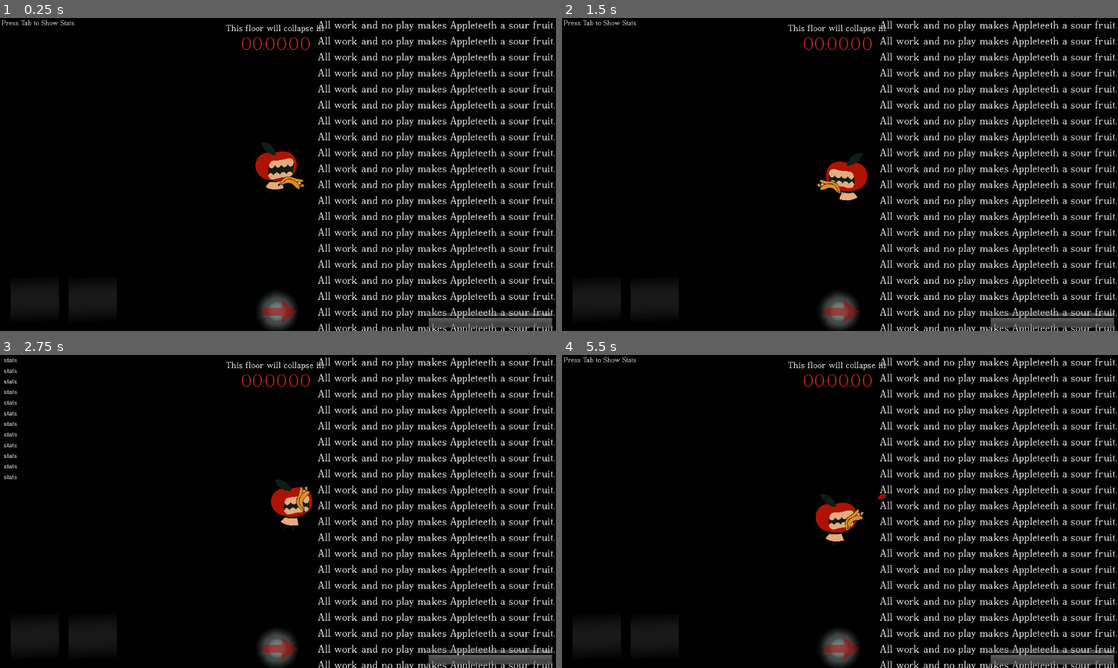
Above: before the commit, frames 1-4 (two rows, left to right).
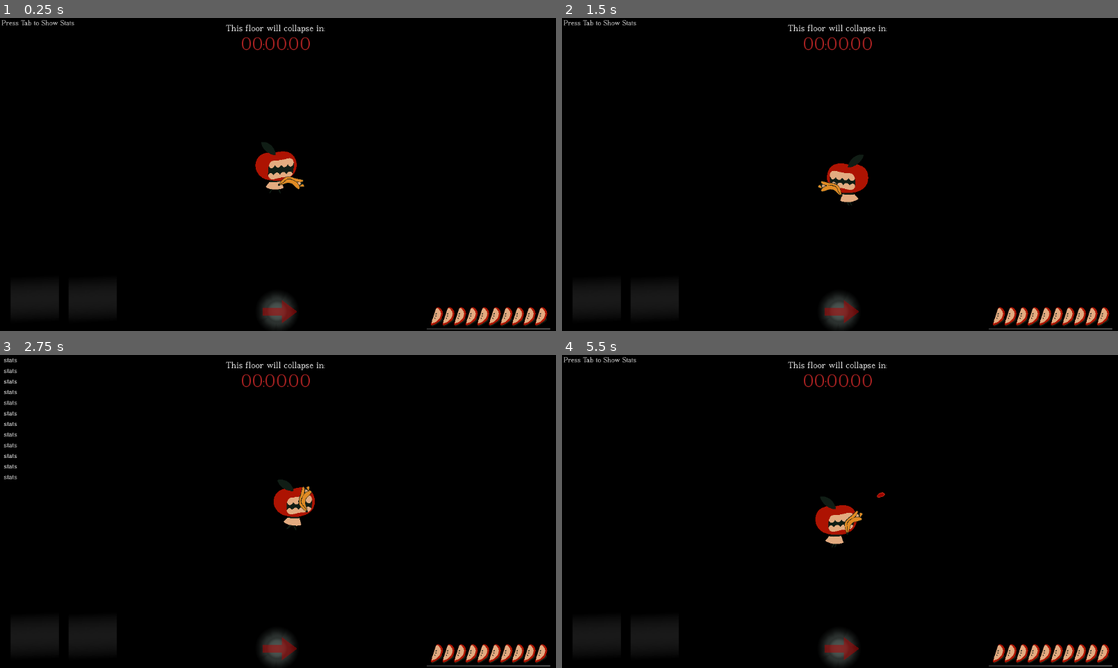
Above: after the commit, the same moments.

Repository: deejai/GodotWildJam54
Game: Godot game, scene res://Game/Characters/Player.tscn
Two runs of this game, one before a commit and one after it. Both use one fixed random seed, a clock stepped at 60 frames per second and the inputs below. This scene is started directly instead of the project's main scene. Sound files missing from this copy of the repository are replaced by a short silence.
Inputs (mouse positions are in pixels of both pictures, inside the frame that each line leads up to):
- Up to frame 1 (0.25 s): no input
- Up to frame 2 (1.5 s): move the mouse to (962, 158) at 0.52 s; hold D (move_right) 0.53-1.28 s; tap E (Equip E) at 0.6 s; click (962, 158) at 0.67 s; move the mouse to (728, 190) at 1.27 s; hold S (move_down) from 1.28 s (still down); tap Q (Equip Q) at 1.35 s
- Up to frame 3 (2.75 s): move the mouse to (333, 442) at 2.02 s; release S (move_down) at 2.03 s; hold D (move_right) from 2.03 s (still down); tap Tab (Show Stats) at 2.1 s
- Up to frame 4 (5.5 s): move the mouse to (812, 574) at 2.77 s; release D (move_right) at 2.78 s; hold W (move_up) 2.78-3.53 s; click (812, 574) at 2.85 s; move the mouse to (1006, 558) at 3.52 s; hold A (move_left) 3.53-5.03 s; tap E (Equip E) at 3.6 s; tap F (Descend) at 4.15 s; move the mouse to (673, 464) at 4.27 s; tap Q (Equip Q) at 4.35 s; move the mouse to (867, 511) at 5.02 s; hold S (move_down) from 5.03 s (still down); tap Tab (Show Stats) at 5.1 s; click (867, 511) at 5.17 s

The runs differ from the first frame. In frame 1, 8.9% of the frame differs, in the area x 47-100%, y 0-100%; in frame 2, 9.3%; in frame 3, 9.3%; in frame 4, 9.4%, in the area x 45-100%, y 0-100%.
Error in both runs: Invalid access to property or key 'hp' on a base object of type 'Nil'. (res://Game/GUI/PlayerGUI.gd:92)

Commit message:
submission version

Diff:
--- a/Game/Characters/EnemyCharacter.gd
+++ b/Game/Characters/EnemyCharacter.gd
@@ -76,7 +76,7 @@
 	if is_target_valid():
 		var next_pos = nav_agent.get_next_path_position()
 		var bonus_mult = 3.5 if (type in [EnemyStats.Type.TOMATO, EnemyStats.Type.BOSS3] and timers["ministun_cd"].value == 0.0 and target.position.distance_to(position) < 200.0) else 1.0
-		velocity = (target.position - position).normalized() * speed * stat_speed_mult * 2.0 * bonus_mult
+		velocity = (target.position - position).normalized() * speed * stat_speed_mult * 2.0 * bonus_mult * delta * 75
 		char_sprite.flip_h = target.position.x < position.x
 
 	if can_melee and timers["melee_cd"].value == 0.0:
--- a/Game/Characters/PlayerCharacter.gd
+++ b/Game/Characters/PlayerCharacter.gd
@@ -102,8 +102,8 @@
 			char_sprite.animation = "walk"
 
 	var speed = calc_speed()
-	position += move_dir * speed
-	velocity = move_dir * speed
+	position += move_dir * speed * delta * 70
+	velocity = move_dir * speed * delta * 70
 
 	if Input.is_action_pressed("shoot"):
 		if engage_timer("shoot", 1.0/calc_rate_of_fire()):
--- a/Game/Characters/Unique/Boss1.gd
+++ b/Game/Characters/Unique/Boss1.gd
@@ -20,4 +20,6 @@
 		new_monster.position = Main.floor_instance.boss.position + Vector2.ONE.rotated(randf() * 2 * PI) * randf_range(50.0, 60.0)
 		new_monster.level = Main.level
 		new_monster.is_summon = true
+		new_monster.expires = true
+		new_monster.time_remaining = 50.0
 		Main.floor_instance.add_child(new_monster)
--- a/Game/GUI/ExitArrow.gd
+++ b/Game/GUI/ExitArrow.gd
@@ -13,3 +13,8 @@
 		rotation = (Main.player.position).direction_to(Main.floor_instance.exit_instance.position).angle()
 	else:
 		visible = false
+
+	if Main.floor_timer_enabled and Main.floor_timer <= 30.0:
+		scale = Vector2.ONE * (.85 + .3 * absf((200 - Time.get_ticks_msec() % 400) / 400.0))
+	else:
+		scale = Vector2.ONE
--- a/Game/GUI/PlayerGUI.gd
+++ b/Game/GUI/PlayerGUI.gd
@@ -1,6 +1,7 @@
 extends CanvasLayer
 
-@onready var hp_bar: TextureProgressBar = $HPBar
+@onready var health_hud: Node = $Health
+@onready var health_indicators: Array[Node] = health_hud.get_children()
 @onready var xp_bar: TextureProgressBar = $XPBar
 @onready var cursed_text_gui: RichTextLabel = $CursedBars
 @onready var cursed_gui_image: TextureRect = $CursedGUIImage
@@ -39,7 +40,6 @@
 		var seconds: int = floori(Main.floor_timer) % 60
 		var decimal: int = ceili(Main.floor_timer * 100) % 100
 		timer_label.text = "[color=#AA2222]%02d:%02d.%02d[/color]" % [minutes, seconds, decimal]
-
 #	if transition_layer.visible:
 #		transition_layer_sprite.modulate.a = max(0.0, transition_layer_sprite.modulate.a - .5 * delta)
 #		if transition_layer_sprite.modulate.a == 0.0:
@@ -76,7 +76,7 @@
 		stats.text = stat_string
 
 	if Curses.status["cursed_gui"] > 0:
-		hp_bar.visible = false
+		health_hud.visible = false
 		xp_bar.visible = false
 		cursed_text_gui.visible = true
 		cursed_gui_image.visible = true
@@ -89,11 +89,22 @@
 		for i in range(14):
 			cursed_text_gui.text += str(hp_string, "\n")
 	else:
-		hp_bar.value = 100.0 * Main.player.hp / 100.0
+		var n_whole_fruits = floori(Main.player.hp) / 10
+		var remainder = Main.player.hp - (n_whole_fruits * 10)
+		for indicator in health_indicators:
+			var index = indicator.name.to_int()
+			indicator.modulate.g = 1.0 - 0.3 * (1.0 - Main.player.hp/100.0)
+			indicator.modulate.b = 1.0 - 0.3 * (1.0 - Main.player.hp/100.0)
+			if index < n_whole_fruits:
+				indicator.modulate.a = 1.0
+			elif index > n_whole_fruits:
+				indicator.modulate.a = 0.0
+			else:
+				indicator.modulate.a = remainder / 10.0
 		xp_bar.value = 100.0 * Main.player.xp_progress
 		cursed_text_gui.visible = false
 		cursed_gui_image.visible = false
-		hp_bar.visible = true
+		health_hud.visible = true
 		xp_bar.visible = true
 
 func get_progress_text(string, color_string, progress):
--- a/Game/GUI/PlayerGUI.tscn
+++ b/Game/GUI/PlayerGUI.tscn
@@ -11,25 +11,7 @@
 [ext_resource type="Texture2D" uid="uid://clojj7vi0cfk6" path="res://Assets/Sprites/Characters/player_face.png" id="9_b5wru"]
 [ext_resource type="Script" path="res://Game/GUI/ExitArrow.gd" id="10_jknat"]
 [ext_resource type="Texture2D" uid="uid://dtsdt1d6i0kad" path="res://Assets/Sprites/light.png" id="11_w1c02"]
-
-[sub_resource type="Gradient" id="Gradient_mp8i4"]
-colors = PackedColorArray(0.411765, 0.411765, 0.411765, 0.780392, 0.643137, 0.643137, 0.643137, 0.694118)
-
-[sub_resource type="GradientTexture2D" id="GradientTexture2D_kwmi0"]
-gradient = SubResource("Gradient_mp8i4")
-width = 256
-height = 20
-fill_from = Vector2(0.529126, 0.559223)
-fill_to = Vector2(0.567961, 0)
-
-[sub_resource type="Gradient" id="Gradient_3fm35"]
-colors = PackedColorArray(0.988235, 0, 0.360784, 1, 0.854902, 0.223529, 0, 1)
-
-[sub_resource type="GradientTexture2D" id="GradientTexture2D_k8138"]
-gradient = SubResource("Gradient_3fm35")
-width = 256
-height = 20
-fill_to = Vector2(0.951456, 0.713592)
+[ext_resource type="Texture2D" uid="uid://ckjrl8saqbtv3" path="res://Assets/Sprites/ui/health/Untitled_Artwork-1(2).png" id="12_46rv4"]
 
 [sub_resource type="Gradient" id="Gradient_kc1d4"]
 colors = PackedColorArray(0.435294, 0.435294, 0.435294, 0.52549, 0.8, 0.8, 0.8, 0.486275)
@@ -40,7 +22,7 @@
 height = 8
 
 [sub_resource type="Gradient" id="Gradient_eeddt"]
-colors = PackedColorArray(0.65098, 0.65098, 0, 0.603922, 0.960784, 0.960784, 0, 0.564706)
+colors = PackedColorArray(0.0601377, 0.690047, 0.841925, 0.603922, 0.655269, 0.999132, 0.933351, 0.564706)
 
 [sub_resource type="GradientTexture2D" id="GradientTexture2D_t3q61"]
 gradient = SubResource("Gradient_eeddt")
@@ -110,6 +92,7 @@
 script = ExtResource("1_nf05u")
 
 [node name="CursedBars" type="RichTextLabel" parent="."]
+visible = false
 offset_left = 658.0
 offset_right = 1165.0
 offset_bottom = 655.0
@@ -146,21 +129,13 @@
 [node name="YouDied" parent="." instance=ExtResource("3_qiq40")]
 visible = false
 
-[node name="HPBar" type="TextureProgressBar" parent="."]
-modulate = Color(1, 1, 1, 0.839216)
-offset_left = 888.0
-offset_top = 621.0
-offset_right = 1144.0
-offset_bottom = 643.0
-texture_under = SubResource("GradientTexture2D_kwmi0")
-texture_progress = SubResource("GradientTexture2D_k8138")
-
 [node name="XPBar" type="TextureProgressBar" parent="."]
 modulate = Color(1, 1, 1, 0.780392)
-offset_left = 888.0
-offset_top = 610.0
-offset_right = 1144.0
-offset_bottom = 622.0
+offset_left = 884.0
+offset_top = 642.0
+offset_right = 1140.0
+offset_bottom = 650.0
+scale = Vector2(1, 0.320758)
 texture_under = SubResource("GradientTexture2D_enmob")
 texture_progress = SubResource("GradientTexture2D_t3q61")
 
@@ -339,7 +314,7 @@
 polygon = PackedVector2Array(-8, 0, -8, -40, -24, -40, 0, -72, 24, -40, 8, -40, 8, 0)
 
 [node name="Polygon2D2" type="TextureRect" parent="ExitArrow"]
-modulate = Color(0.490196, 0.552941, 0.529412, 1)
+modulate = Color(0.490196, 0.552941, 0.529412, 0.658824)
 z_index = -1
 offset_left = -48.0
 offset_top = -48.0
@@ -348,4 +323,96 @@
 texture = ExtResource("11_w1c02")
 expand_mode = 1
 
+[node name="Health" type="Node2D" parent="."]
+
+[node name="0" type="TextureRect" parent="Health"]
+offset_left = 880.0
+offset_top = 615.0
+offset_right = 927.0
+offset_bottom = 645.0
+rotation = -0.565512
+texture = ExtResource("12_46rv4")
+expand_mode = 1
+
+[node name="1" type="TextureRect" parent="Health"]
+offset_left = 904.0
+offset_top = 615.0
+offset_right = 951.0
+offset_bottom = 645.0
+rotation = -0.565512
+texture = ExtResource("12_46rv4")
+expand_mode = 1
+
+[node name="2" type="TextureRect" parent="Health"]
+offset_left = 928.0
+offset_top = 615.0
+offset_right = 975.0
+offset_bottom = 645.0
+rotation = -0.565512
+texture = ExtResource("12_46rv4")
+expand_mode = 1
+
+[node name="3" type="TextureRect" parent="Health"]
+offset_left = 952.0
+offset_top = 615.0
+offset_right = 999.0
+offset_bottom = 645.0
+rotation = -0.565512
+texture = ExtResource("12_46rv4")
+expand_mode = 1
+
+[node name="4" type="TextureRect" parent="Health"]
+offset_left = 976.0
+offset_top = 615.0
+offset_right = 1023.0
+offset_bottom = 645.0
+rotation = -0.565512
+texture = ExtResource("12_46rv4")
+expand_mode = 1
+
+[node name="5" type="TextureRect" parent="Health"]
+offset_left = 1000.0
+offset_top = 615.0
+offset_right = 1047.0
+offset_bottom = 645.0
+rotation = -0.565512
+texture = ExtResource("12_46rv4")
+expand_mode = 1
+
+[node name="6" type="TextureRect" parent="Health"]
+offset_left = 1024.0
+offset_top = 615.0
+offset_right = 1071.0
+offset_bottom = 645.0
+rotation = -0.565512
+texture = ExtResource("12_46rv4")
+expand_mode = 1
+
+[node name="7" type="TextureRect" parent="Health"]
+offset_left = 1048.0
+offset_top = 615.0
+offset_right = 1095.0
+offset_bottom = 645.0
+rotation = -0.565512
+texture = ExtResource("12_46rv4")
+expand_mode = 1
+
+[node name="8" type="TextureRect" parent="Health"]
+offset_left = 1072.0
+offset_top = 615.0
+offset_right = 1119.0
+offset_bottom = 645.0
+rotation = -0.565512
+texture = ExtResource("12_46rv4")
+expand_mode = 1
+
+[node name="9" type="TextureRect" parent="Health"]
+offset_left = 1096.0
+offset_top = 615.0
+offset_right = 1143.0
+offset_bottom = 645.0
+rotation = -0.565512
+texture = ExtResource("12_46rv4")
+expand_mode = 1
+
 [connection signal="animation_looped" from="TransitionLayer/AnimatedSprite2D" to="." method="_on_animated_sprite_2d_animation_looped"]
--- a/Game/Global/Main.gd
+++ b/Game/Global/Main.gd
@@ -31,10 +31,14 @@
 @onready var descend_sound: AudioStreamPlayer = main_scene.get_node("DescendSound")
 @onready var victory_sound: AudioStreamPlayer = main_scene.get_node("VictorySound")
 
+@onready var timer_warning: AudioStreamPlayer = main_scene.get_node("TimerWarning")
+
 const boss_floor_cadence = 4
 
 var floor_timer: float
 var floor_timer_enabled: bool = false
+
+var has_warned = false
 
 func play_random_sound(array: Array[AudioStreamWAV], position, volume_db=0.0):
 	var arr_len = len(array)
@@ -53,6 +57,7 @@
 		floor_instance.remove_child(Main.player)
 		floor_instance.queue_free()
 		level += 1
+		has_warned = false
 		if level == boss_floor_cadence * 1:
 			get_tree().change_scene_to_packed(boss_floor_scene1)
 		elif level == boss_floor_cadence * 2:
@@ -90,7 +95,13 @@
 		floor_timer = max(0.0, floor_timer - delta)
 		if floor_timer == 0.0:
 			floor_timer_enabled = false
+			get_tree().paused = true
 			get_tree().change_scene_to_packed(collapsed_ending_scene)
+			get_tree().paused = false
+
+		elif !has_warned and floor_timer <= 30.0:
+			timer_warning.play()
+			has_warned = true
 
 func xp_required_to_reach_level(target_level: int):
 	if target_level <= 1:
--- a/Game/Global/Main.tscn
+++ b/Game/Global/Main.tscn
@@ -9,6 +9,7 @@
 [ext_resource type="AudioStream" uid="uid://pywum3hhrorx" path="res://Assets/Music/Loss_Fanfarre/LJ#54Loss.wav" id="7_qkxx3"]
 [ext_resource type="AudioStream" uid="uid://clndmaolhrjym" path="res://Assets/SFX/20. Teleport.wav" id="8_xnucc"]
 [ext_resource type="AudioStream" uid="uid://bmms0ox0cklbm" path="res://Assets/Music/Victory Fanfarre/Victory.wav" id="9_w66i2"]
+[ext_resource type="AudioStream" uid="uid://cw1l5p84absvj" path="res://Assets/SFX/timer_warning.wav" id="10_b64gb"]
 
 [node name="Main" type="Node2D"]
 
@@ -127,6 +128,9 @@
 stream = ExtResource("9_w66i2")
 volume_db = -12.0
 
+[node name="TimerWarning" type="AudioStreamPlayer" parent="."]
+stream = ExtResource("10_b64gb")
+
 [connection signal="mouse_entered" from="PauseMenu/Resume" to="PauseMenu" method="ui_hover"]
 [connection signal="pressed" from="PauseMenu/Resume" to="PauseMenu" method="_on_resume_pressed"]
 [connection signal="mouse_entered" from="PauseMenu/Quit" to="PauseMenu" method="ui_hover"]
--- a/Game/Views/MainMenu.gd
+++ b/Game/Views/MainMenu.gd
@@ -17,6 +17,7 @@
 	charsprite.play()
 	Boons.reset()
 	Curses.reset()
+	Main.has_warned = false
 
 # Called every frame. 'delta' is the elapsed time since the previous frame.
 func _process(delta):
Not shown, added: Assets/SFX/timer_warning.wav.import
Not shown: 1 places in Game/GUI/PlayerGUI.tscn that only renumber resources
Not shown: 1 places in Game/Global/Main.tscn that only renumber resources
Not shown, changed: export_presets.cfg
Not shown, added: Assets/SFX/timer_warning.wav
